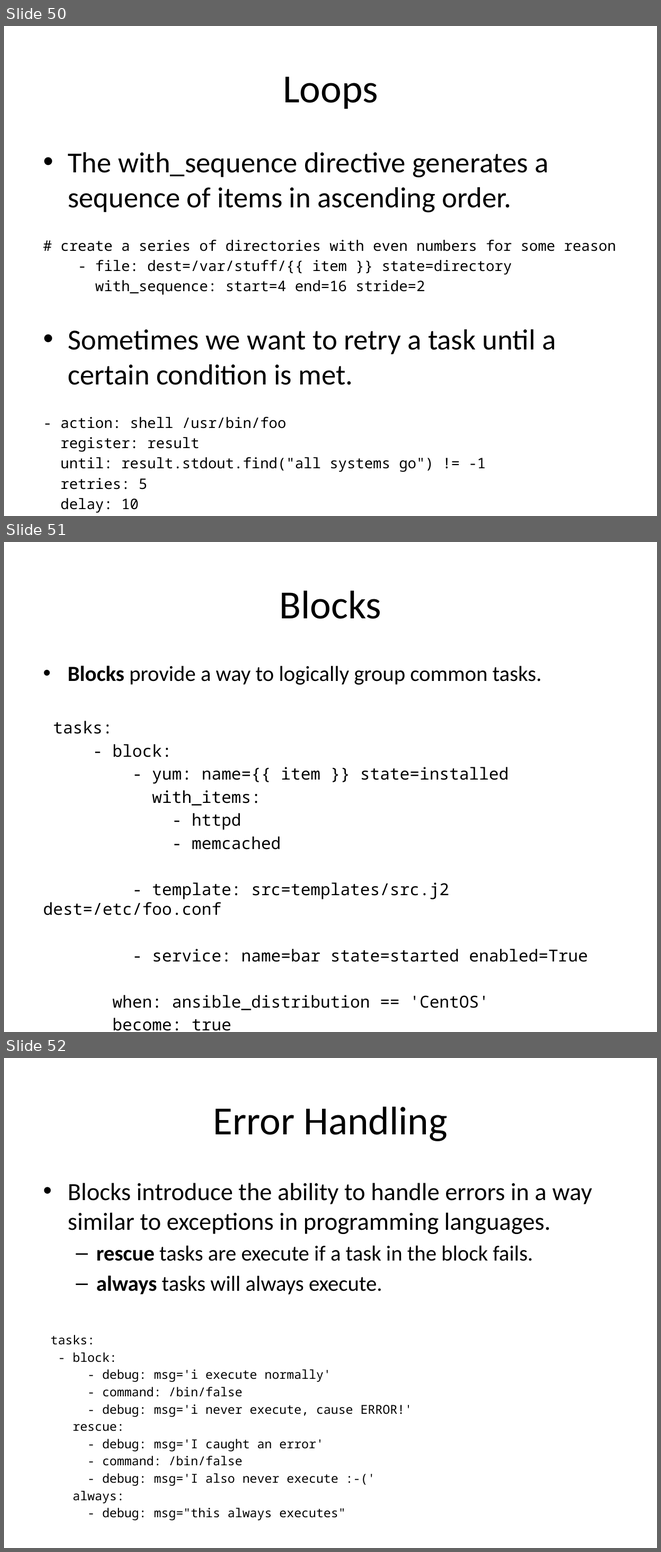
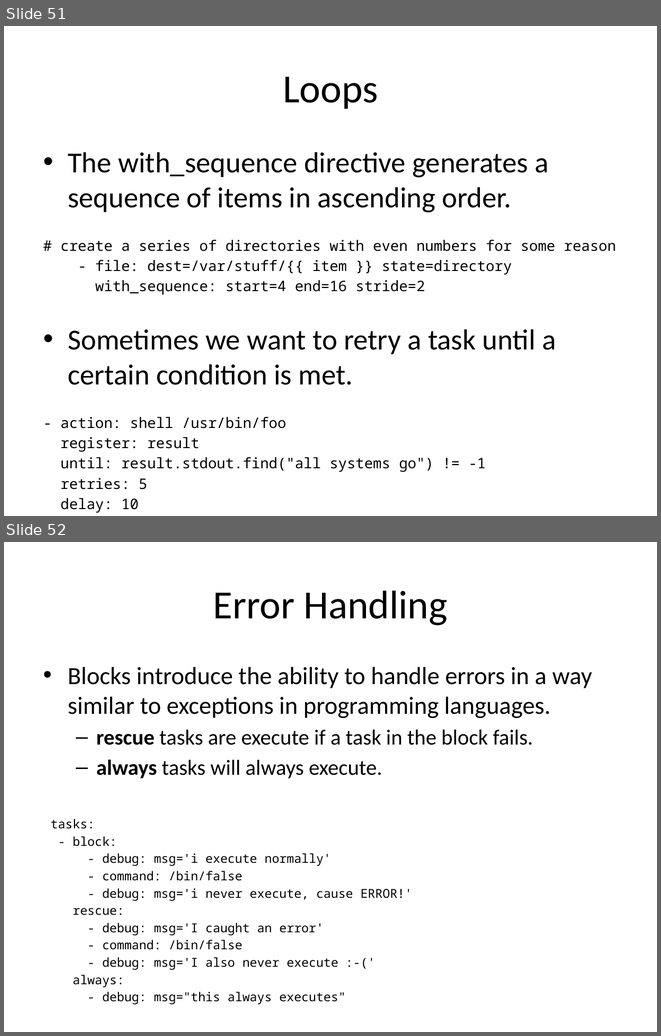
Before and after one commit to jasondbaker/infrastructure-class, a slide deck: lectures/infrastructure-week-10.pptx. Shown one above the other, each under a label of ours: slides 50, 51 and 52 before the commit, slides 51 and 52 after it. The pictures are 661x1552 and 661x1036 pixels, drawn with LibreOffice and Linux fonts; fonts in the diff are those of the drawing. Boxes give left, top, right and bottom in pixels: in the first picture for what was removed or moved away, otherwise in the second. Text is boxed around its words. In the diff, an @@ line names an element or a change of style, - is before the commit and + after.

```diff
--- a/lectures/infrastructure-week-10.pptx
+++ b/lectures/infrastructure-week-10.pptx
@@ slide 51 removed at [4, 542, 657, 1032], background #FFFFFF @@
@@ title removed at [280, 590, 382, 619] @@
-Blocks
@@ text removed at [43, 665, 588, 1010] @@
-• Blocks provide a way to logically group common tasks.
-tasks:
-- block:
-- yum: name={{ item }} state=installed
-with_items:
-- httpd
-- memcached
-- template: src=templates/src.j2 dest=/etc/foo.conf
-- service: name=bar state=started enabled=True
-when: ansible_distribution == 'CentOS'
-become: true
-become_user: root
@@ what was slide 50 is now slide 51 @@
```
Also in this commit, not shown: 3 slides changed, 1 slide added, 2 other files.
